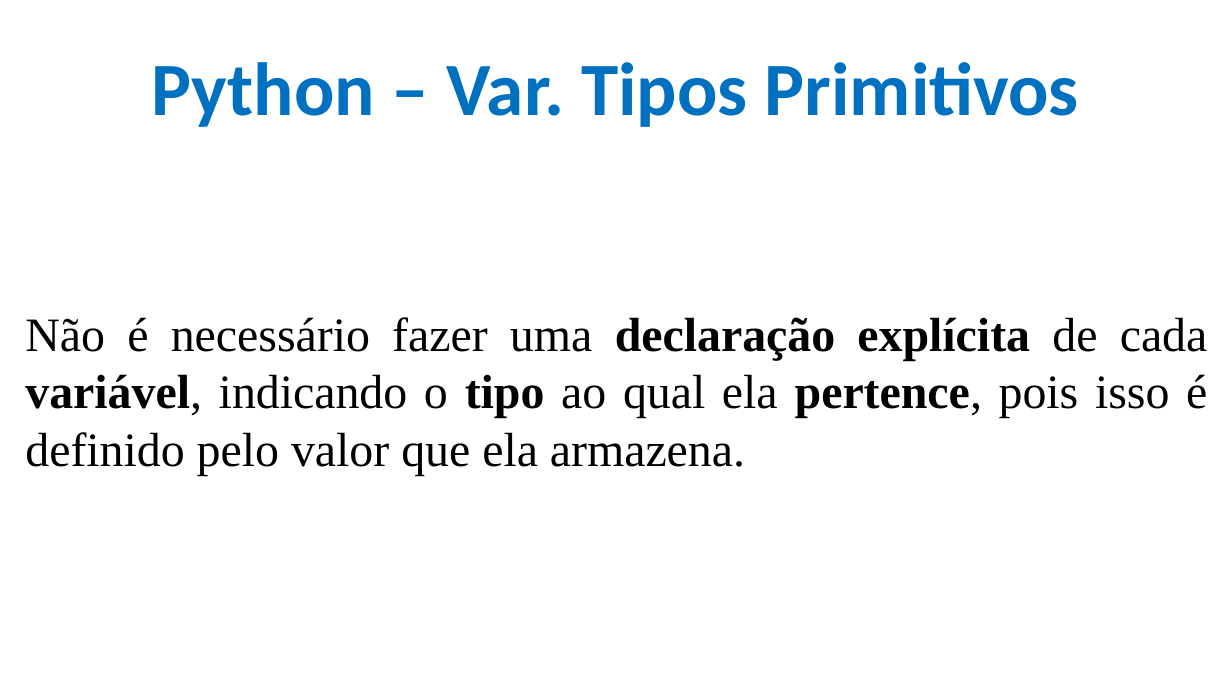
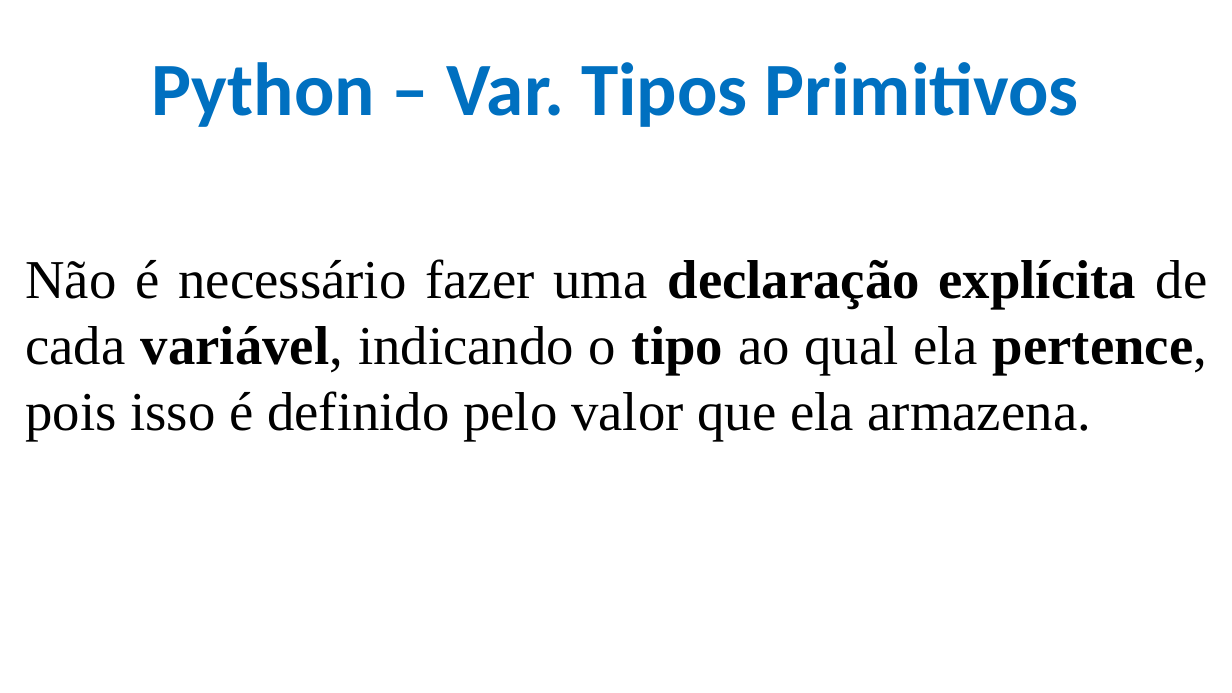
Before and after one commit to CloudEducationBrazil/WydenPythonParadigmas, a slide deck: slide 10 of 01 Classes/Aula 04 05 06 Programação Python.pptx. Drawn at 1232x693 pixels with LibreOffice and Linux fonts; fonts in the diff are those of the drawing; background and template pictures are left out. Boxes give left, top, right and bottom in pixels: in the first picture for what was removed or moved away, otherwise in the second. Text is boxed around its words. In the diff, an @@ line names an element or a change of style, - is before the commit and + after.

```diff
--- a/01 Classes/Aula 04 05 06 Programação Python.pptx
+++ b/01 Classes/Aula 04 05 06 Programação Python.pptx
@@ text "Não é necessário fazer uma ..." at box(25, 259, 1208, 440): size 28 to 32 pt @@
```
Also in this commit, not shown: 15 other slides changed, 2 other files.
